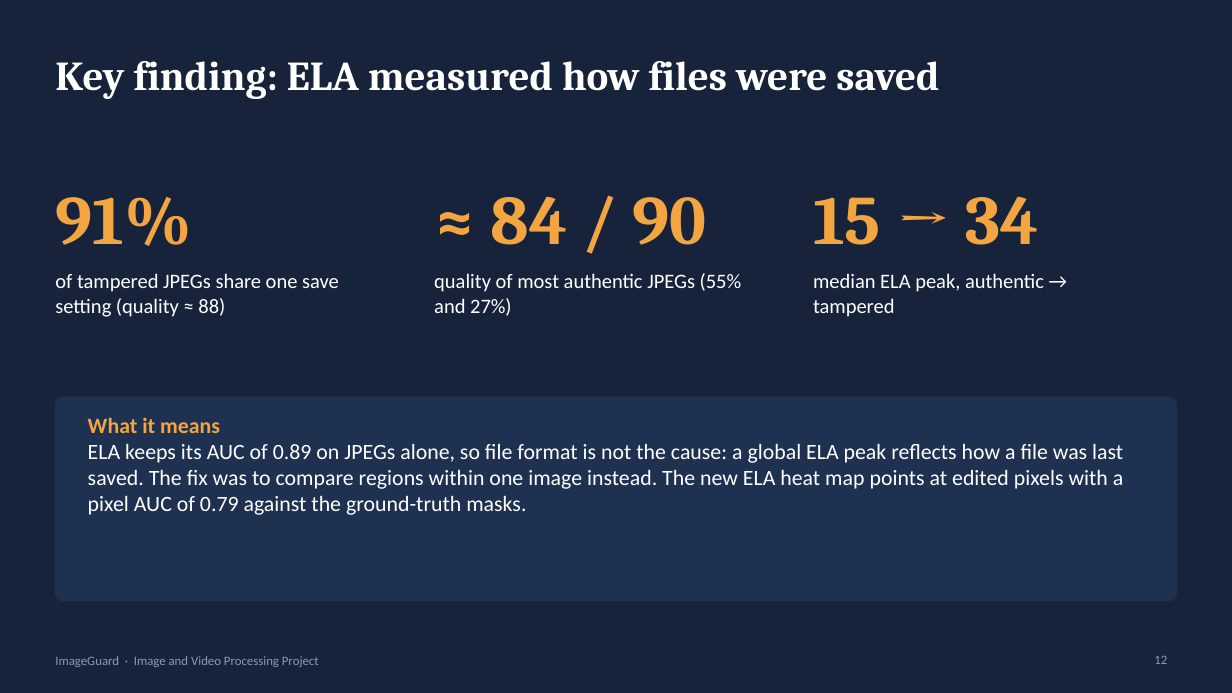
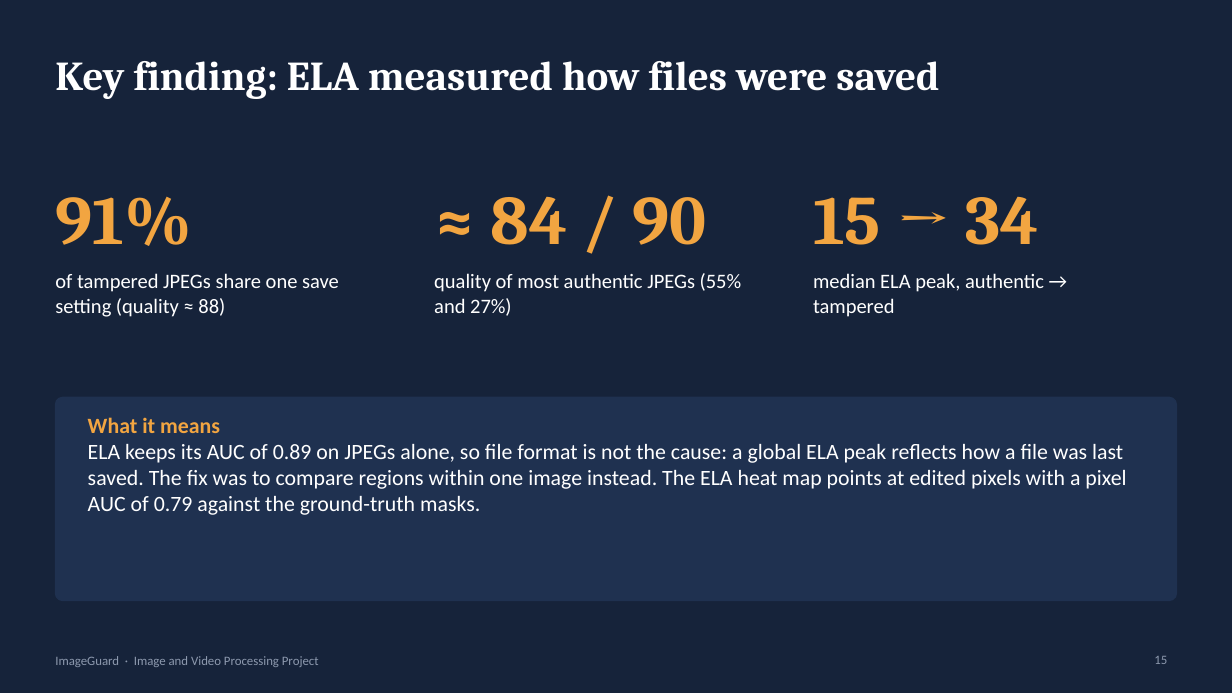
Before and after one commit to kankanaujia/ImageGuard-IVP-Project, a slide deck: slide 15 of documentation/ImageGuard_Presentation.pptx (slide 12 before the commit). Drawn at 1232x693 pixels with LibreOffice and Linux fonts; fonts in the diff are those of the drawing. Boxes give left, top, right and bottom in pixels: in the first picture for what was removed or moved away, otherwise in the second. Text is boxed around its words. In the diff, an @@ line names an element or a change of style, - is before the commit and + after.

```diff
--- a/documentation/ImageGuard_Presentation.pptx
+++ b/documentation/ImageGuard_Presentation.pptx
@@ text at <box>88,444,1126,515</box>: text changed @@
-ELA keeps its AUC of 0.89 on JPEGs alone, so file format is not the cause: a global ELA peak reflects how a file was last saved. The fix was to compare regions within one image instead. The new ELA heat map points at edited pixels with a pixel AUC of 0.79 against the ground-truth masks.
+ELA keeps its AUC of 0.89 on JPEGs alone, so file format is not the cause: a global ELA peak reflects how a file was last saved. The fix was to compare regions within one image instead. The ELA heat map points at edited pixels with a pixel AUC of 0.79 against the ground-truth masks.
@@ page number at <box>1154,656,1167,664</box>: text changed @@
-12
+15
```
Also in this commit, not shown: 11 other slides changed, 6 slides added, 3 slides removed, 30 other files.
